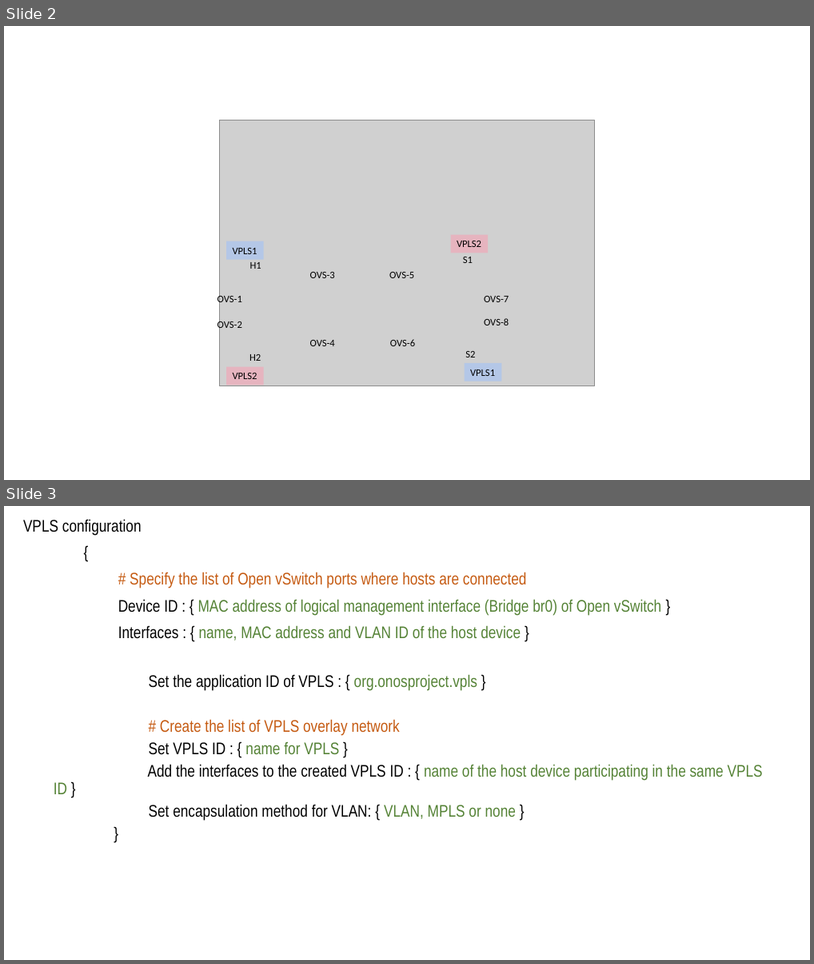
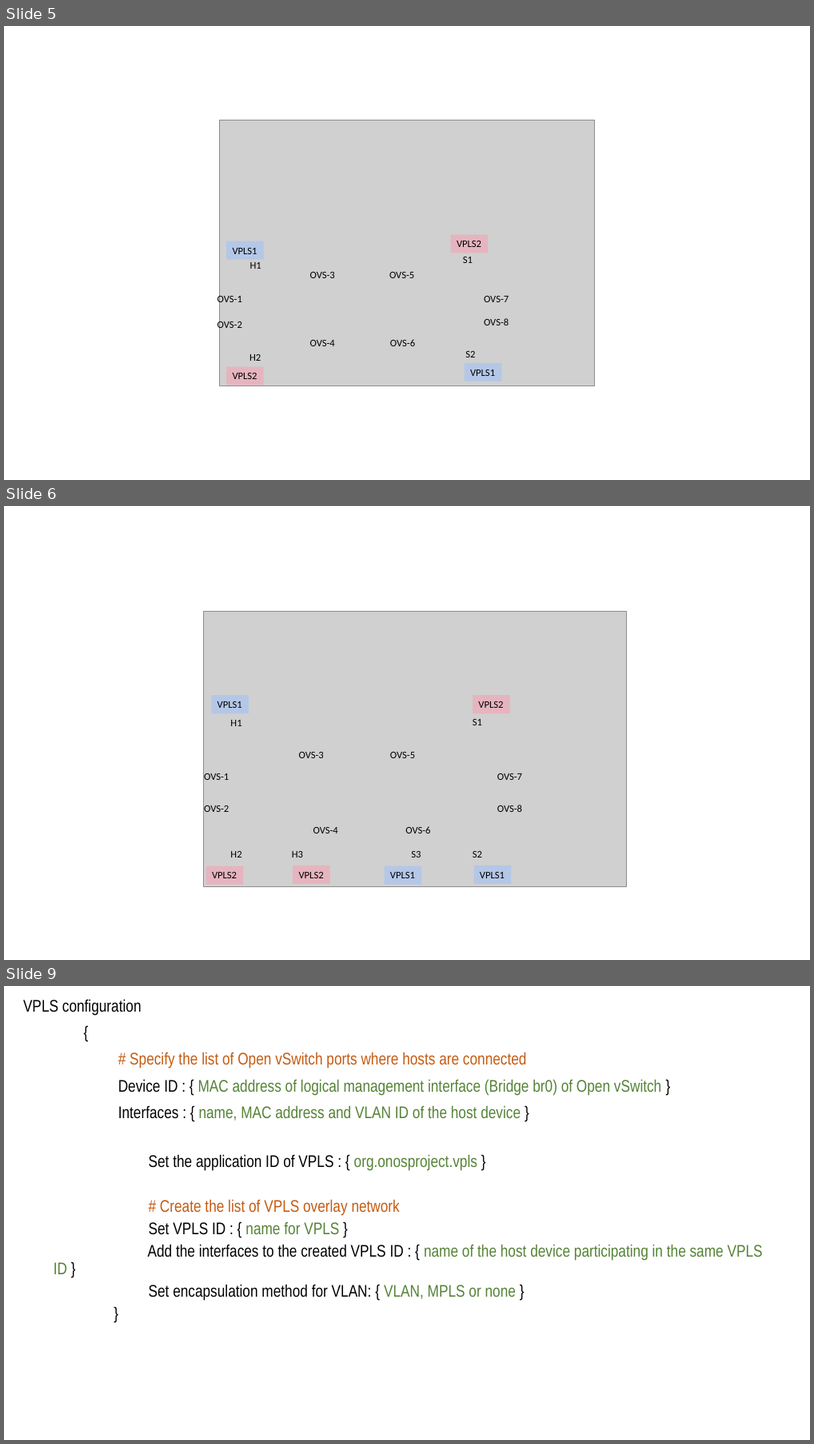
Before and after one commit to harshal-vaze/Software-Defined-Networking-with-ONOS, a slide deck: Content/Diagrams.pptx. Shown one above the other, each under a label of ours: slides 2 and 3 before the commit, slides 5, 6 and 9 after it; the slides between them are not shown. The pictures are 814x964 and 814x1444 pixels, drawn with LibreOffice and Linux fonts; fonts in the diff are those of the drawing; grey boxes stand for pictures. Boxes give left, top, right and bottom in pixels: in the first picture for what was removed or moved away, otherwise in the second. Text is boxed around its words. In the diff, an @@ line names an element or a change of style, - is before the commit and + after.

```diff
--- a/Content/Diagrams.pptx
+++ b/Content/Diagrams.pptx
@@ slide 6 added at (4, 506, 810, 960), background #FFFFFF @@
@@ picture added at (204, 612, 627, 887) @@
@@ rectangle added at (211, 695, 249, 713), fill #B4C7E7, 12 pt, text #000000 @@
+VPLS1
@@ rectangle added at (473, 695, 510, 713), fill #E6B4BF, 12 pt, text #000000 @@
+VPLS2
@@ text added at (230, 720, 242, 726), 12 pt, text #000000 @@
+H1
@@ text added at (473, 719, 482, 725), 12 pt, text #000000 @@
+S1
@@ text added at (299, 752, 324, 758), 12 pt, text #000000 @@
+OVS-3
@@ text added at (390, 752, 415, 758), 12 pt, text #000000 @@
+OVS-5
@@ text added at (204, 773, 229, 780), 12 pt, text #000000 @@
+OVS-1
@@ text added at (498, 773, 522, 780), 12 pt, text #000000 @@
+OVS-7
@@ text added at (204, 805, 229, 812), 12 pt, text #000000 @@
+OVS-2
@@ text added at (498, 804, 522, 812), 12 pt, text #000000 @@
+OVS-8
@@ text added at (314, 827, 338, 833), 12 pt, text #000000 @@
+OVS-4
@@ text added at (406, 826, 430, 833), 12 pt, text #000000 @@
+OVS-6
@@ text added at (230, 851, 242, 857), 12 pt, text #000000 @@
+H2
@@ text added at (292, 851, 303, 857), 12 pt, text #000000 @@
+H3
@@ rectangle added at (293, 865, 330, 884), fill #E6B4BF, 12 pt, text #000000 @@
+VPLS2
@@ text added at (411, 851, 421, 857), 12 pt, text #000000 @@
+S3
@@ text added at (473, 851, 482, 857), 12 pt, text #000000 @@
+S2
@@ rectangle added at (474, 865, 511, 884), fill #B4C7E7, 12 pt, text #000000 @@
+VPLS1
@@ rectangle added at (206, 866, 243, 884), fill #E6B4BF, 12 pt, text #000000 @@
+VPLS2
@@ rectangle added at (385, 866, 422, 884), fill #B4C7E7, 12 pt, text #000000 @@
+VPLS1
@@ what was slide 2 is now slide 5 @@
@@ what was slide 3 is now slide 9 @@
```
Also in this commit, not shown: 2 slides changed, 10 other slides added, 1 slide removed, 7 other files.
